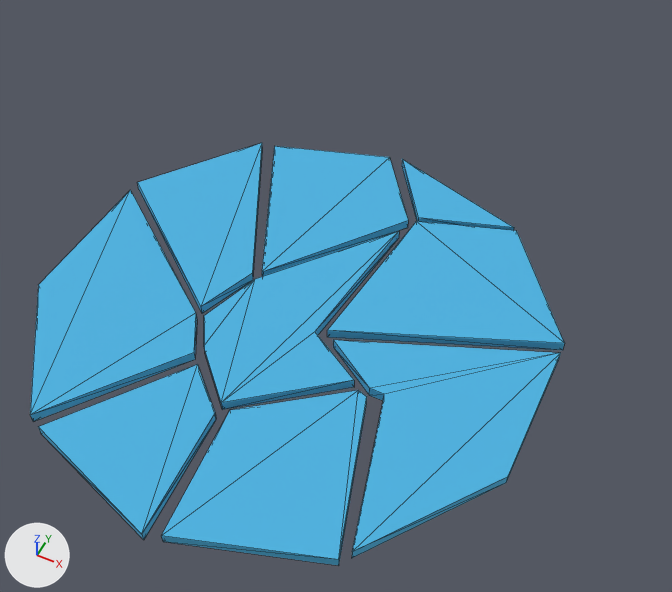
One commit to the glTF model res/models/pad_broken/pad_broken.gltf: the scene before it, then after it.
Rendered twice from a 50 mm lens placed at (0.223, -0.353, 0.519), pointed at (0.011, 0.071, -0.01). Lighting does not change. The marker at lower left points along +X, +Y and +Z. Mesh edges are drawn as thin lines.

The first picture shows 'pad_broken.001', 'pad_broken.002', 'pad_broken.003', 'pad_broken.004', 'pad_broken.005', 'pad_broken.006', 'pad_broken.007', 'pad_broken.008', 'pad_broken.009'.
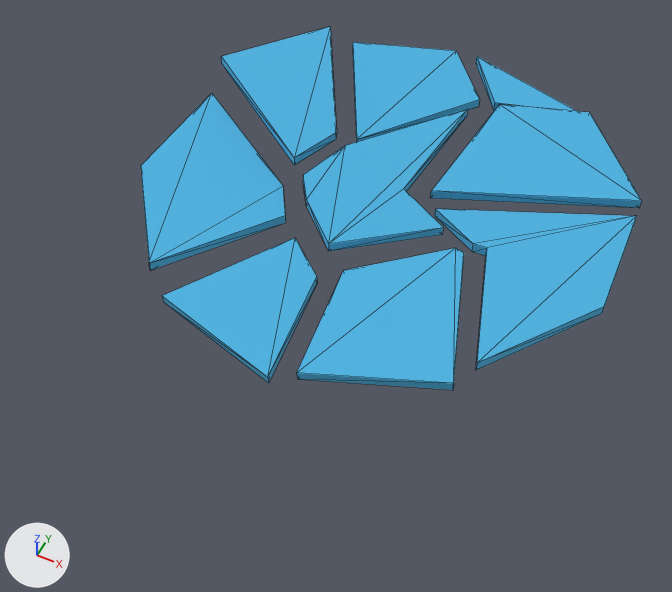
What differs and where, as boxes [x1, y1, x2, y2] in the pictures (672 x 592 px):
'pad_broken.001', moved, turned: before [333, 340, 561, 558]; after [435, 209, 637, 370]
'pad_broken.009', moved, turned: before [161, 390, 367, 566]; after [297, 248, 464, 390]
'pad_broken.007', moved, turned: before [30, 190, 197, 422]; after [141, 93, 286, 270]
'pad_broken.002', moved, turned: before [327, 221, 565, 350]; after [431, 105, 642, 208]
'pad_broken.006', moved, turned: before [204, 231, 399, 410]; after [303, 109, 468, 251]
'pad_broken.008', moved, turned: before [38, 364, 216, 540]; after [162, 238, 317, 383]
'pad_broken.005', moved, turned: before [137, 143, 262, 313]; after [221, 27, 337, 165]
'pad_broken.004', moved, turned: before [262, 146, 408, 276]; after [352, 42, 480, 142]
'pad_broken.003', moved, turned: before [402, 159, 514, 230]; after [476, 56, 576, 111]

The change, as a diff of the scene's bpy script:
```diff
--- a/res/models/pad_broken/pad_broken.gltf.py
+++ b/res/models/pad_broken/pad_broken.gltf.py
@@ ob_pad_broken_001 @@
 ob_pad_broken_001 = bpy.data.objects.new('pad_broken.001', me_pad_broken_001)
-ob_pad_broken_001.location = (0.0017, 0.0243, 0.0038)
-ob_pad_broken_001.rotation_euler = (1.563, -0.00204, 0.00307)  # degrees (90, -0.1, 0.2)
+ob_pad_broken_001.location = (0.0155, 0.1752, 0.0071)
+ob_pad_broken_001.rotation_euler = (1.518, -0.0135, 0.0314)  # degrees (87, -0.8, 1.8)
@@ ob_pad_broken_002 @@
 ob_pad_broken_002 = bpy.data.objects.new('pad_broken.002', me_pad_broken_002)
-ob_pad_broken_002.location = (0.0016, 0.025, 0.0053)
-ob_pad_broken_002.rotation_euler = (1.571, 0.00228, 0.00256)  # degrees (90, 0.1, 0.1)
+ob_pad_broken_002.location = (0.0143, 0.1807, 0.017)
+ob_pad_broken_002.rotation_euler = (1.571, 0.0208, 0.0233)  # degrees (90, 1.2, 1.3)
@@ ob_pad_broken_003 @@
 ob_pad_broken_003 = bpy.data.objects.new('pad_broken.003', me_pad_broken_003)
-ob_pad_broken_003.location = (0.0005, 0.025, 0.0054)
-ob_pad_broken_003.rotation_euler = (1.569, 0.00262, -0.00147)  # degrees (90, 0.2, -0.1)
+ob_pad_broken_003.location = (0.0041, 0.1811, 0.0173)
+ob_pad_broken_003.rotation_euler = (1.551, 0.024, -0.0134)  # degrees (89, 1.4, -0.8)
@@ ob_pad_broken_004 @@
 ob_pad_broken_004 = bpy.data.objects.new('pad_broken.004', me_pad_broken_004)
-ob_pad_broken_004.location = (0.0, 0.0263, 0.0045)
-ob_pad_broken_004.rotation_euler = (1.569, 0.00216, 0.00393)  # degrees (90, 0.1, 0.2)
+ob_pad_broken_004.location = (0.0, 0.1917, 0.0113)
+ob_pad_broken_004.rotation_euler = (1.554, 0.0196, 0.0359)  # degrees (89, 1.1, 2.1)
@@ ob_pad_broken_005 @@
 ob_pad_broken_005 = bpy.data.objects.new('pad_broken.005', me_pad_broken_005)
-ob_pad_broken_005.location = (-0.0009, 0.0249, 0.0064)
-ob_pad_broken_005.rotation_euler = (1.571, 0.00989, 0.00362)  # degrees (90, 0.6, 0.2)
+ob_pad_broken_005.location = (-0.008, 0.1806, 0.0238)
+ob_pad_broken_005.rotation_euler = (1.57, 0.0644, 0.0376)  # degrees (90, 3.7, 2.2)
@@ ob_pad_broken_006 @@
 ob_pad_broken_006 = bpy.data.objects.new('pad_broken.006', me_pad_broken_006)
-ob_pad_broken_006.location = (0.0, 0.0243, 0.0058)
-ob_pad_broken_006.rotation_euler = (1.571, 0.00654, 0.00387)  # degrees (90, 0.4, 0.2)
+ob_pad_broken_006.location = (0.0, 0.1752, 0.0202)
+ob_pad_broken_006.rotation_euler = (1.576, 0.0596, 0.0352)  # degrees (90, 3.4, 2)
@@ ob_pad_broken_007 @@
 ob_pad_broken_007 = bpy.data.objects.new('pad_broken.007', me_pad_broken_007)
-ob_pad_broken_007.location = (-0.0014, 0.0243, 0.0029)
-ob_pad_broken_007.rotation_euler = (1.568, 0.0, 0.000371)  # degrees (90, 0, 0)
+ob_pad_broken_007.location = (-0.0128, 0.1752, 0.001)
+ob_pad_broken_007.rotation_euler = (1.541, -0.000139, 0.028)  # degrees (88, 0, 1.6)
@@ ob_pad_broken_008 @@
 ob_pad_broken_008 = bpy.data.objects.new('pad_broken.008', me_pad_broken_008)
-ob_pad_broken_008.location = (0.0, 0.0225, 0.0045)
-ob_pad_broken_008.rotation_euler = (1.578, 0.0, 0.00511)  # degrees (90, 0, 0.3)
+ob_pad_broken_008.location = (0.0, 0.1602, 0.0113)
+ob_pad_broken_008.rotation_euler = (1.639, 0.000514, 0.0466)  # degrees (94, 0, 2.7)
@@ ob_pad_broken_009 @@
 ob_pad_broken_009 = bpy.data.objects.new('pad_broken.009', me_pad_broken_009)
-ob_pad_broken_009.location = (0.0014, 0.0233, 0.0049)
-ob_pad_broken_009.rotation_euler = (1.579, -0.0051, 0.00168)  # degrees (90, -0.3, 0.1)
+ob_pad_broken_009.location = (0.0124, 0.167, 0.0143)
+ob_pad_broken_009.rotation_euler = (1.644, -0.0464, 0.0158)  # degrees (94, -2.7, 0.9)
```
